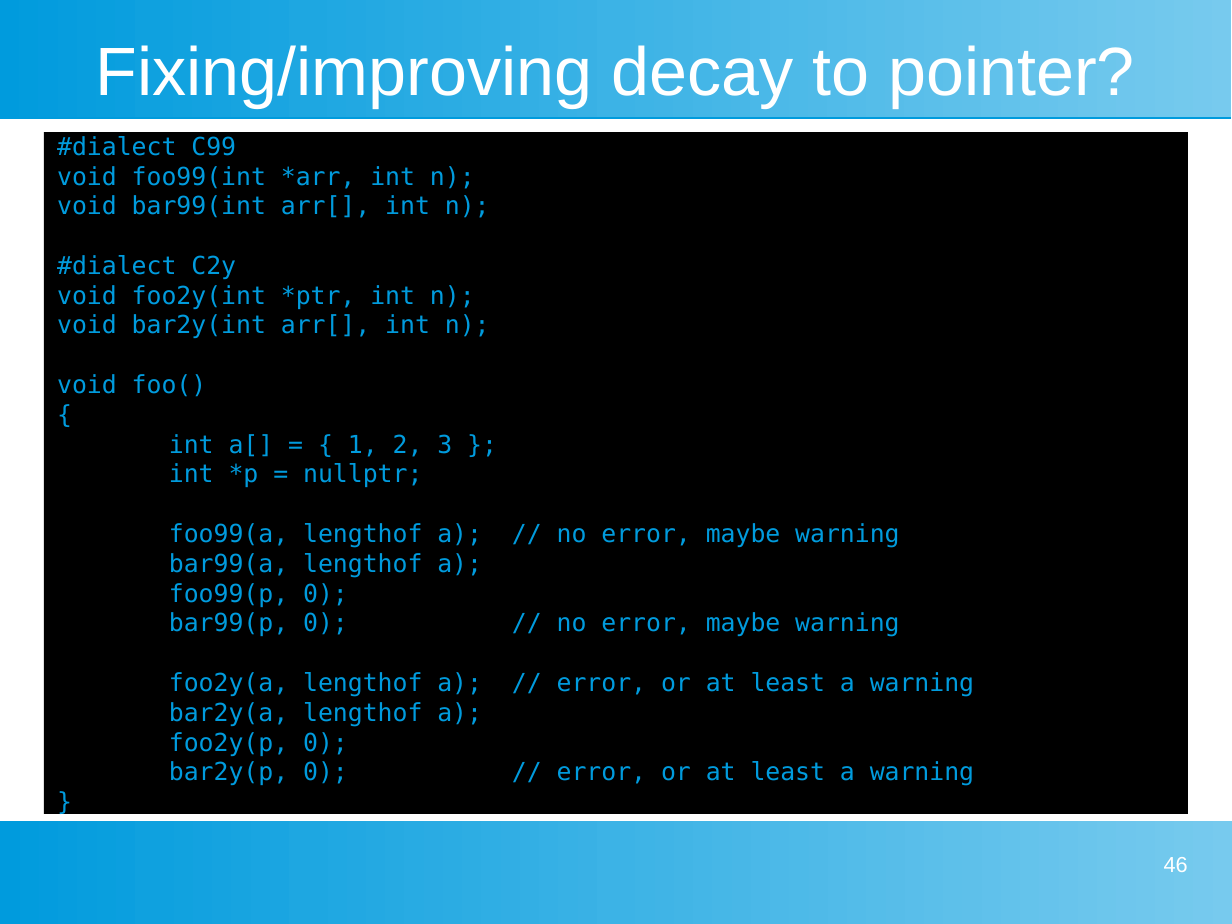
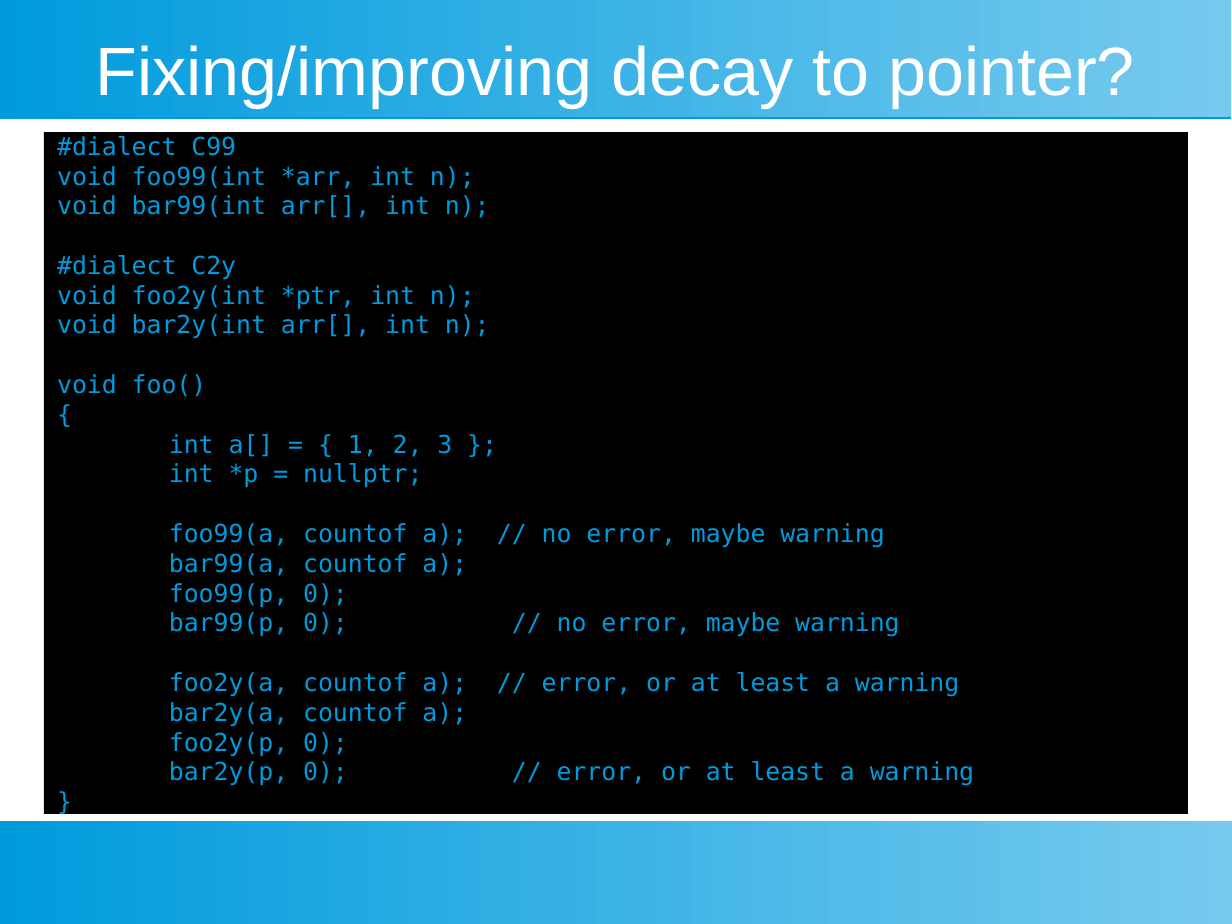
Before and after one commit to Jorenar/papers, a slide deck: slide 50 of WG14/Pitch for dialect directive.odp (slide 46 before the commit). Drawn at 1232x924 pixels with LibreOffice and Linux fonts; fonts in the diff are those of the drawing. Boxes give left, top, right and bottom in pixels: in the first picture for what was removed or moved away, otherwise in the second. Text is boxed around its words. In the diff, an @@ line names an element or a change of style, - is before the commit and + after.

Commit message:
Pitch for #dialect directive (v2)

```diff
--- a/WG14/Pitch for dialect directive.odp
+++ b/WG14/Pitch for dialect directive.odp
@@ text at (57, 136, 959, 785): text changed @@
-#dialect C99
-void foo99(int *arr, int n);
-void bar99(int arr[], int n);
-#dialect C2y
-void foo2y(int *ptr, int n);
-void bar2y(int arr[], int n);
-void foo()
-{
-int a[] = { 1, 2, 3 };
-int *p = nullptr;
-foo99(a, lengthof a); // no error, maybe warning
-bar99(a, lengthof a);
-foo99(p, 0);
-bar99(p, 0); // no error, maybe warning
-foo2y(a, lengthof a); // error, or at least a warning
-bar2y(a, lengthof a);
-foo2y(p, 0);
-bar2y(p, 0); // error, or at least a warning
-}
+#dialect C99
+void foo99(int *arr, int n);
+void bar99(int arr[], int n);
+#dialect C2y
+void foo2y(int *ptr, int n);
+void bar2y(int arr[], int n);
+void foo()
+{
+int a[] = { 1, 2, 3 };
+int *p = nullptr;
+foo99(a, countof a); // no error, maybe warning
+bar99(a, countof a);
+foo99(p, 0);
+bar99(p, 0); // no error, maybe warning
+foo2y(a, countof a); // error, or at least a warning
+bar2y(a, countof a);
+foo2y(p, 0);
+bar2y(p, 0); // error, or at least a warning
+}
@@ page number removed at (1164, 857, 1188, 872) @@
-46
```
Also in this commit, not shown: 53 other slides changed, 8 slides added, 5 slides removed.
